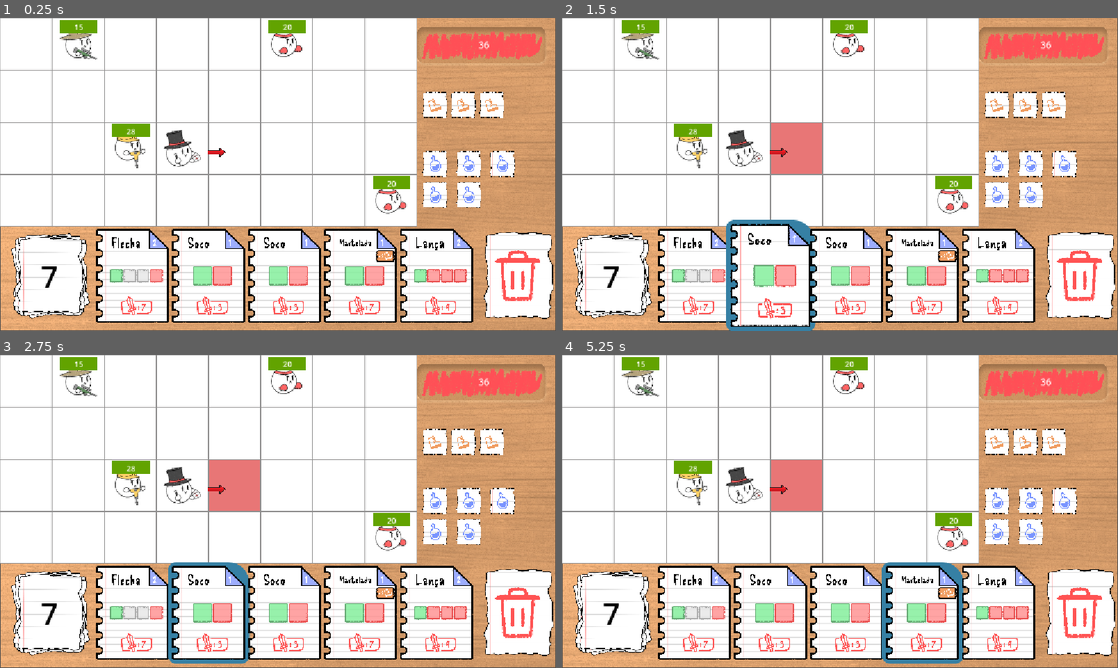
Above: before the commit, frames 1-4 (two rows, left to right).
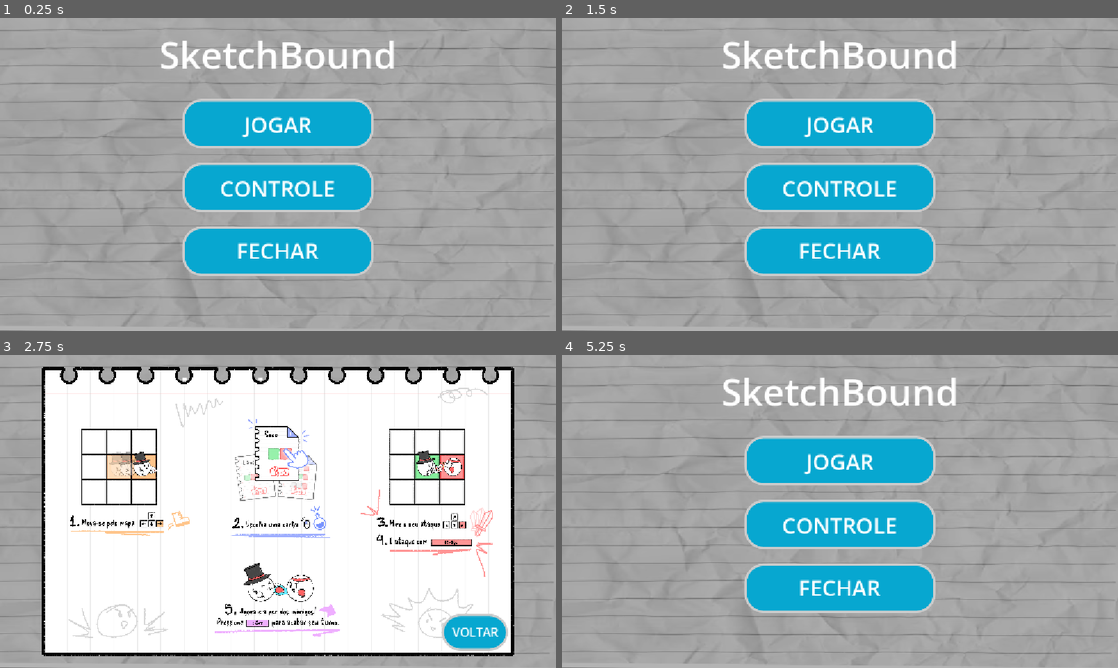
Above: after the commit, the same moments.

Repository: Gabico-Freitas/Grid-Card-Battle
Game: Godot game, scene res://UI/menu_screen.tscn
Two runs of this game, one before a commit and one after it. Both use one fixed random seed, a clock stepped at 60 frames per second and the inputs below. Before the commit the project starts from res://battle.tscn.
Inputs (mouse positions are in pixels of both pictures, inside the frame that each line leads up to):
- Up to frame 1 (0.25 s): no input
- Up to frame 2 (1.5 s): click (695, 274) at 0.52 s; click (773, 274) at 1.27 s
- Up to frame 3 (2.75 s): click (278, 524) at 2 s, where only the run after the commit has a clickable "CONTROLES"
- Up to frame 4 (5.25 s): click (845, 611) at 2.77 s; click (840, 589) at 3.5 s, where only the run after the commit has a clickable "FECHAR JOGO"; click (923, 611) at 4.27 s; click (1034, 633) at 5 s, where only the run after the commit has a clickable "VOLTAR"

The runs differ from the first frame. In frame 1, 97% of the frame differs, in the area x 0-100%, y 0-100%; in frame 2, 97%; in frame 3, 53%; in frame 4, 97%.

Commit message:
hurt and attack animations

Diff:
--- a/sketchbound/battle.tscn
+++ b/sketchbound/battle.tscn
@@ -65,10 +65,6 @@
 
 [node name="Melee" parent="Grid" unique_id=856499317 node_paths=PackedStringArray("grid") instance=ExtResource("5_dw4jg")]
 initial_pos = Vector2i(7, 3)
-grid = NodePath("..")
-
-[node name="Melee2" parent="Grid" unique_id=1525192895 node_paths=PackedStringArray("grid") instance=ExtResource("5_dw4jg")]
-initial_pos = Vector2i(5, 0)
 grid = NodePath("..")
 
 [node name="RangedEnemy" parent="Grid" unique_id=617992537 node_paths=PackedStringArray("grid") instance=ExtResource("7_mhv3b")]
--- a/sketchbound/melee_enemy.tscn
+++ b/sketchbound/melee_enemy.tscn
@@ -1,8 +1,49 @@
 [gd_scene format=3 uid="uid://dxqvdopqy1nhl"]
 
 [ext_resource type="Script" uid="uid://bljtaevx224hg" path="res://scripts/melee_enemy.gd" id="1_vn61j"]
+[ext_resource type="Texture2D" uid="uid://cypng32hkniln" path="res://assets/inimigos/Lutador/Lutador_Atk_2.png" id="2_j2cp2"]
 [ext_resource type="Texture2D" uid="uid://dpj0ekl1ru11h" path="res://assets/inimigos/Lutador/Lutador_Idle_2.png" id="2_legso"]
 [ext_resource type="Script" uid="uid://bcrvk5x4mbgii" path="res://scripts/health_bar.gd" id="3_legso"]
+[ext_resource type="Texture2D" uid="uid://mhnq5jdijfa6" path="res://assets/inimigos/Lutador/Lutador_Dmg_2.png" id="3_wh6ed"]
+
+[sub_resource type="AtlasTexture" id="AtlasTexture_v4p2e"]
+atlas = ExtResource("2_j2cp2")
+region = Rect2(0, 0, 108, 108)
+
+[sub_resource type="AtlasTexture" id="AtlasTexture_pd0mh"]
+atlas = ExtResource("3_wh6ed")
+region = Rect2(0, 0, 108, 108)
+
+[sub_resource type="AtlasTexture" id="AtlasTexture_utr63"]
+atlas = ExtResource("2_legso")
+region = Rect2(0, 0, 108, 108)
+
+[sub_resource type="SpriteFrames" id="SpriteFrames_jd4rs"]
+animations = [{
+"frames": [{
+"duration": 1.0,
+"texture": SubResource("AtlasTexture_v4p2e")
+}],
+"loop": false,
+"name": &"attack",
+"speed": 2.0
+}, {
+"frames": [{
+"duration": 1.0,
+"texture": SubResource("AtlasTexture_pd0mh")
+}],
+"loop": false,
+"name": &"hurt",
+"speed": 2.0
+}, {
+"frames": [{
+"duration": 1.0,
+"texture": SubResource("AtlasTexture_utr63")
+}],
+"loop": true,
+"name": &"idle",
+"speed": 0.0
+}]
 
 [sub_resource type="StyleBoxFlat" id="StyleBoxFlat_legso"]
 bg_color = Color(0.88797605, 0, 0.06845436, 1)
@@ -13,8 +54,10 @@
 [node name="MeleeEnemy" type="Node2D" unique_id=856499317]
 script = ExtResource("1_vn61j")
 
-[node name="Sprite" type="Sprite2D" parent="." unique_id=101298435]
-texture = ExtResource("2_legso")
+[node name="AnimatedSprite2D" type="AnimatedSprite2D" parent="." unique_id=1799753703]
+sprite_frames = SubResource("SpriteFrames_jd4rs")
+animation = &"hurt"
+autoplay = "idle"
 
 [node name="HealthBar" type="ProgressBar" parent="." unique_id=193293473]
 offset_left = -38.0
--- a/sketchbound/player.tscn
+++ b/sketchbound/player.tscn
@@ -1,45 +1,53 @@
 [gd_scene format=3 uid="uid://bdkog88sqqrjm"]
 
 [ext_resource type="Script" uid="uid://epqjl5o00cis" path="res://scripts/player.gd" id="1_onrkg"]
+[ext_resource type="Texture2D" uid="uid://deekhhqvrkexo" path="res://assets/jogador/Magico_Atk_2.png" id="2_hqtel"]
 [ext_resource type="Texture2D" uid="uid://bteu4o2684fu8" path="res://assets/jogador/Magico_Idle_2.png" id="2_onrkg"]
-[ext_resource type="Texture2D" uid="uid://db3pd1uihgnf3" path="res://UI/seta_fodase.png" id="3_i3pqv"]
+[ext_resource type="Texture2D" uid="uid://djcfonesuid28" path="res://assets/jogador/Magico_Dmg_2.png" id="3_sweqy"]
 
-[sub_resource type="StyleBoxTexture" id="StyleBoxTexture_hqtel"]
-texture = ExtResource("3_i3pqv")
+[sub_resource type="AtlasTexture" id="AtlasTexture_2hs0m"]
+atlas = ExtResource("2_hqtel")
+region = Rect2(0, 0, 108, 108)
+
+[sub_resource type="AtlasTexture" id="AtlasTexture_1jxqw"]
+atlas = ExtResource("3_sweqy")
+region = Rect2(0, 0, 108, 108)
+
+[sub_resource type="AtlasTexture" id="AtlasTexture_dw050"]
+atlas = ExtResource("2_onrkg")
+region = Rect2(0, 0, 108, 108)
+
+[sub_resource type="SpriteFrames" id="SpriteFrames_b26j0"]
+animations = [{
+"frames": [{
+"duration": 1.0,
+"texture": SubResource("AtlasTexture_2hs0m")
+}],
+"loop": false,
+"name": &"attack",
+"speed": 2.0
+}, {
+"frames": [{
+"duration": 1.0,
+"texture": SubResource("AtlasTexture_1jxqw")
+}],
+"loop": false,
+"name": &"hurt",
+"speed": 2.0
+}, {
+"frames": [{
+"duration": 1.0,
+"texture": SubResource("AtlasTexture_dw050")
+}],
+"loop": true,
+"name": &"idle",
+"speed": 0.0
+}]
 
 [node name="Player" type="Node2D" unique_id=1581596336]
 script = ExtResource("1_onrkg")
 
-[node name="Sprite" type="Sprite2D" parent="." unique_id=1874077630]
-texture = ExtResource("2_onrkg")
-
-[node name="seta_baixo" type="Panel" parent="." unique_id=1202358332]
-offset_left = 19.0
-offset_top = 43.0
-offset_right = 59.0
-offset_bottom = 83.0
-rotation = 1.5707964
-theme_override_styles/panel = SubResource("StyleBoxTexture_hqtel")
-
-[node name="seta_dir" type="Panel" parent="." unique_id=1757841103]
-offset_left = 51.0
-offset_top = -12.0
-offset_right = 91.0
-offset_bottom = 28.0
-theme_override_styles/panel = SubResource("StyleBoxTexture_hqtel")
-
-[node name="seta_esq" type="Panel" parent="." unique_id=909017176]
-offset_left = -47.0
-offset_top = 28.0
-offset_right = -7.0
-offset_bottom = 68.0
-rotation = 3.1415927
-theme_override_styles/panel = SubResource("StyleBoxTexture_hqtel")
-
-[node name="seta_cima" type="Panel" parent="." unique_id=388863133]
-offset_left = -24.0
-offset_top = -44.0
-offset_right = 16.0
-offset_bottom = -4.0
-rotation = -1.5707964
-theme_override_styles/panel = SubResource("StyleBoxTexture_hqtel")
+[node name="AnimatedSprite2D" type="AnimatedSprite2D" parent="." unique_id=1842253790]
+sprite_frames = SubResource("SpriteFrames_b26j0")
+animation = &"hurt"
+autoplay = "idle"
--- a/sketchbound/project.godot
+++ b/sketchbound/project.godot
@@ -11,7 +11,7 @@
 [application]
 
 config/name="Sketchbound"
-run/main_scene="uid://23kwkbucxnuu"
+run/main_scene="uid://cjd7m22tuvfs3"
 config/features=PackedStringArray("4.6", "Forward Plus")
 
 [autoload]
--- a/sketchbound/ranged_enemy.tscn
+++ b/sketchbound/ranged_enemy.tscn
@@ -1,8 +1,49 @@
 [gd_scene format=3 uid="uid://n0y7n1bb56ge"]
 
 [ext_resource type="Script" uid="uid://dow67alaqn7kx" path="res://scripts/ranged_enemy.gd" id="1_ak0t8"]
+[ext_resource type="Texture2D" uid="uid://bu65x3h74gjxd" path="res://assets/inimigos/Sniper/Sniper_Atk_2.png" id="2_jn5k4"]
 [ext_resource type="Texture2D" uid="uid://bobm4ecmc14tb" path="res://assets/inimigos/Sniper/Sniper_Idle_2.png" id="2_ti4cm"]
 [ext_resource type="Script" uid="uid://bcrvk5x4mbgii" path="res://scripts/health_bar.gd" id="3_cam0i"]
+[ext_resource type="Texture2D" uid="uid://dpdd2g4umrvy0" path="res://assets/inimigos/Sniper/Sniper_Dmg_2.png" id="3_n0ey1"]
+
+[sub_resource type="AtlasTexture" id="AtlasTexture_bebm6"]
+atlas = ExtResource("2_jn5k4")
+region = Rect2(0, 0, 108, 108)
+
+[sub_resource type="AtlasTexture" id="AtlasTexture_bee66"]
+atlas = ExtResource("3_n0ey1")
+region = Rect2(0, 0, 108, 108)
+
+[sub_resource type="AtlasTexture" id="AtlasTexture_6bfrx"]
+atlas = ExtResource("2_ti4cm")
+region = Rect2(0, 0, 108, 108)
+
+[sub_resource type="SpriteFrames" id="SpriteFrames_edmtc"]
+animations = [{
+"frames": [{
+"duration": 1.0,
+"texture": SubResource("AtlasTexture_bebm6")
+}],
+"loop": false,
+"name": &"attack",
+"speed": 2.0
+}, {
+"frames": [{
+"duration": 1.0,
+"texture": SubResource("AtlasTexture_bee66")
+}],
+"loop": false,
+"name": &"hurt",
+"speed": 2.0
+}, {
+"frames": [{
+"duration": 1.0,
+"texture": SubResource("AtlasTexture_6bfrx")
+}],
+"loop": true,
+"name": &"idle",
+"speed": 0.0
+}]
 
 [sub_resource type="StyleBoxFlat" id="StyleBoxFlat_08oxc"]
 bg_color = Color(0.88797605, 0, 0.06845436, 1)
@@ -13,8 +54,10 @@
 [node name="RangedEnemy" type="Node2D" unique_id=617992537]
 script = ExtResource("1_ak0t8")
 
-[node name="Sprite2D" type="Sprite2D" parent="." unique_id=1985612151]
-texture = ExtResource("2_ti4cm")
+[node name="AnimatedSprite2D" type="AnimatedSprite2D" parent="." unique_id=79745902]
+sprite_frames = SubResource("SpriteFrames_edmtc")
+animation = &"hurt"
+autoplay = "idle"
 
 [node name="HealthBar" type="ProgressBar" parent="." unique_id=1389847560]
 offset_left = -38.0
--- a/sketchbound/scripts/entity.gd
+++ b/sketchbound/scripts/entity.gd
@@ -7,6 +7,8 @@
 @export var initial_pos : Vector2i
 @export var grid : Grid
 
+@onready var sprite : AnimatedSprite2D
+
 signal damaged(value:int)
 # Called every frame. 'delta' is the elapsed time since the previous frame.
 func _process(_delta: float) -> void:
@@ -14,6 +16,7 @@
 
 func take_damage(dmg:int) -> void:
 	hp -= dmg
+	sprite.play("hurt")
 	if is_dead() and self is Enemy:
 		grid.erase_entity(self)
 		self.hide()
@@ -22,3 +25,6 @@
 
 func is_dead() -> bool:
 	return hp<=0
+
+func _on_animation_finished() -> void:
+	sprite.play("idle")
--- a/sketchbound/scripts/melee_enemy.gd
+++ b/sketchbound/scripts/melee_enemy.gd
@@ -7,6 +7,8 @@
 func _ready() -> void:
 	hp = 20
 	health_bar.set_up(hp)
+	sprite = $AnimatedSprite2D
+	sprite.animation_finished.connect(_on_animation_finished)
 
 func do_turn() -> void:
 	move_points = 2
@@ -29,6 +31,7 @@
 			var entity = grid.get_entity(target_cell)
 			if entity is Player:
 				entity.take_damage(5)
+				sprite.play("attack")
 				return true
 	return false
 
--- a/sketchbound/scripts/player.gd
+++ b/sketchbound/scripts/player.gd
@@ -28,11 +28,8 @@
 	mana_spent.emit(mana, MAX_MANA)
 	draw_pile = GlobalData.deck.duplicate()
 	draw_pile.shuffle()
-
-	$seta_dir.visible = true
-	$seta_baixo.visible = false
-	$seta_cima.visible = false
-	$seta_esq.visible = false
+	sprite = $AnimatedSprite2D
+	sprite.animation_finished.connect(_on_animation_finished)
 
 func new_turn_refresh() -> void:
 	move_points = MAX_MOVE_POINTS
@@ -83,6 +80,8 @@
 	discard_pile.append(c)
 	if is_instance_valid(hand_cards):
 		hand_cards.update_hand(hand)
+
+	sprite.play("attack")
 
 	return true
 
@@ -137,31 +136,15 @@
 	if(event.is_action_pressed("AimUp")):
 		aim_direction = Direction.UP
 		_update_highlight_card_aof()
-		$seta_dir.visible = false
-		$seta_baixo.visible = false
-		$seta_cima.visible = true
-		$seta_esq.visible = false
 	if(event.is_action_pressed("AimRight")):
 		aim_direction = Direction.RIGHT
 		_update_highlight_card_aof()
-		$seta_dir.visible = true
-		$seta_baixo.visible = false
-		$seta_cima.visible = false
-		$seta_esq.visible = false
 	if(event.is_action_pressed("AimDown")):
 		aim_direction = Direction.DOWN
 		_update_highlight_card_aof()
-		$seta_dir.visible = false
-		$seta_baixo.visible = true
-		$seta_cima.visible = false
-		$seta_esq.visible = false
 	if(event.is_action_pressed("AimLeft")):
 		aim_direction = Direction.LEFT
 		_update_highlight_card_aof()
-		$seta_dir.visible = false
-		$seta_baixo.visible = false
-		$seta_cima.visible = false
-		$seta_esq.visible = true
 
 	if(event.is_action_pressed("UseCard")):
 		_use_card(selected_card, aim_direction)
--- a/sketchbound/scripts/ranged_enemy.gd
+++ b/sketchbound/scripts/ranged_enemy.gd
@@ -6,6 +6,8 @@
 func _ready() -> void:
 	hp = 15
 	health_bar.set_up(hp)
+	sprite = $AnimatedSprite2D
+	sprite.animation_finished.connect(_on_animation_finished)
 
 func do_turn() -> void:
 	move_points = 1
@@ -18,8 +20,6 @@
 		grid.set_entity_pos(self, next_cell)
 		move_points -= 1
 		if _try_attack(): return
-
-
 
 func _try_attack() -> bool:
 	for i in range(-3, 4):
@@ -39,6 +39,7 @@
 						grid.set_entity_pos(self, grid.get_entity_pos(self) + Vector2i(1, 0))
 					elif(i >0 && j == 0):
 						grid.set_entity_pos(self, grid.get_entity_pos(self) + Vector2i(-1, 0))
+				sprite.play("attack")
 				return true
 	return false
 
--- a/sketchbound/scripts/smasher_enemy.gd
+++ b/sketchbound/scripts/smasher_enemy.gd
@@ -6,6 +6,8 @@
 func _ready() -> void:
 	hp = 28
 	health_bar.set_up(hp)
+	sprite = $AnimatedSprite2D
+	sprite.animation_finished.connect(_on_animation_finished)
 
 func do_turn() -> void:
 	move_points = 1
@@ -28,6 +30,7 @@
 			var entity = grid.get_entity(target_cell)
 			if entity is Player:
 				entity.take_damage(6)
+				sprite.play("attack")
 				return true
 	return false
 
--- a/sketchbound/smasher_enemy.tscn
+++ b/sketchbound/smasher_enemy.tscn
@@ -1,8 +1,49 @@
 [gd_scene format=3 uid="uid://bk17pkxhh8gr"]
 
 [ext_resource type="Script" uid="uid://d8u6wfursh3n" path="res://scripts/smasher_enemy.gd" id="1_4mexy"]
+[ext_resource type="Texture2D" uid="uid://bogogd67ucam3" path="res://assets/inimigos/Construtor/Construtor_Atk_2.png" id="2_7ursb"]
 [ext_resource type="Texture2D" uid="uid://bui1lhyi4row5" path="res://assets/inimigos/Construtor/Construtor_Idle_2.png" id="2_gaw2j"]
+[ext_resource type="Texture2D" uid="uid://clybuh8ej30nw" path="res://assets/inimigos/Construtor/Construtor_Dmg_2.png" id="3_uplco"]
 [ext_resource type="Script" uid="uid://bcrvk5x4mbgii" path="res://scripts/health_bar.gd" id="3_vadps"]
+
+[sub_resource type="AtlasTexture" id="AtlasTexture_e4wor"]
+atlas = ExtResource("2_7ursb")
+region = Rect2(0, 0, 108, 108)
+
+[sub_resource type="AtlasTexture" id="AtlasTexture_8ffxu"]
+atlas = ExtResource("3_uplco")
+region = Rect2(0, 0, 108, 108)
+
+[sub_resource type="AtlasTexture" id="AtlasTexture_x2ffy"]
+atlas = ExtResource("2_gaw2j")
+region = Rect2(0, 0, 108, 108)
+
+[sub_resource type="SpriteFrames" id="SpriteFrames_bk6oq"]
+animations = [{
+"frames": [{
+"duration": 1.0,
+"texture": SubResource("AtlasTexture_e4wor")
+}],
+"loop": false,
+"name": &"attack",
+"speed": 2.0
+}, {
+"frames": [{
+"duration": 1.0,
+"texture": SubResource("AtlasTexture_8ffxu")
+}],
+"loop": false,
+"name": &"hurt",
+"speed": 2.0
+}, {
+"frames": [{
+"duration": 1.0,
+"texture": SubResource("AtlasTexture_x2ffy")
+}],
+"loop": true,
+"name": &"idle",
+"speed": 0.0
+}]
 
 [sub_resource type="StyleBoxFlat" id="StyleBoxFlat_pv67h"]
 bg_color = Color(0.88797605, 0, 0.06845436, 1)
@@ -13,8 +54,10 @@
 [node name="SmasherEnemy" type="Node2D" unique_id=1695074079]
 script = ExtResource("1_4mexy")
 
-[node name="Sprite2D" type="Sprite2D" parent="." unique_id=672824573]
-texture = ExtResource("2_gaw2j")
+[node name="AnimatedSprite2D" type="AnimatedSprite2D" parent="." unique_id=1785280031]
+sprite_frames = SubResource("SpriteFrames_bk6oq")
+animation = &"hurt"
+autoplay = "idle"
 
 [node name="HealthBar" type="ProgressBar" parent="." unique_id=877597661]
 offset_left = -38.0
